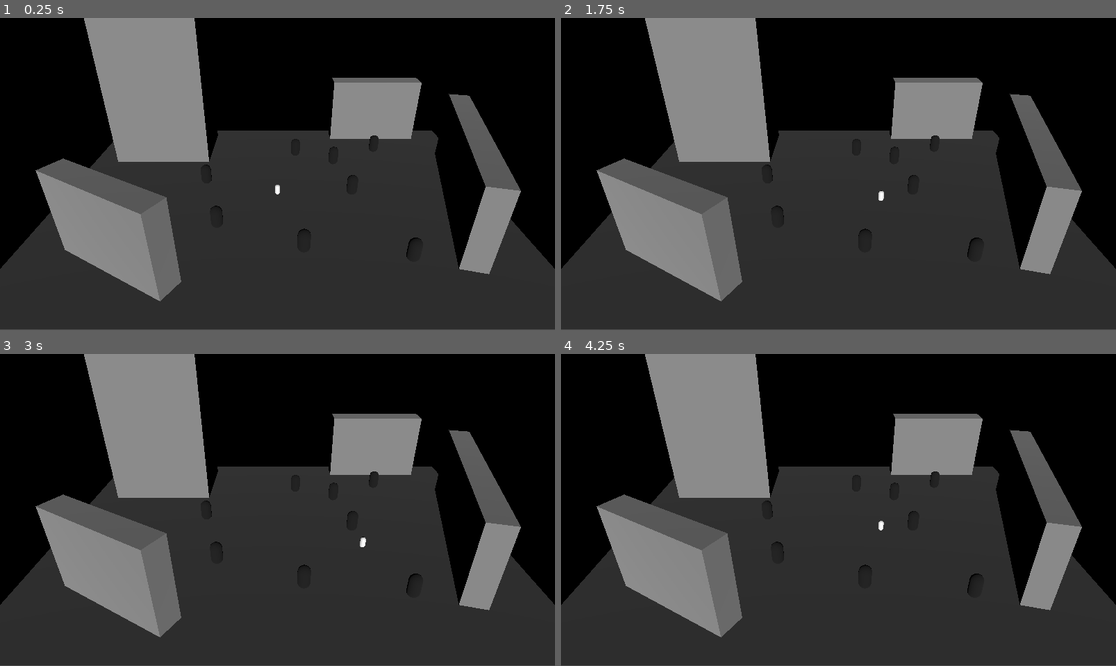
Above: before the commit, frames 1-4 (two rows, left to right).
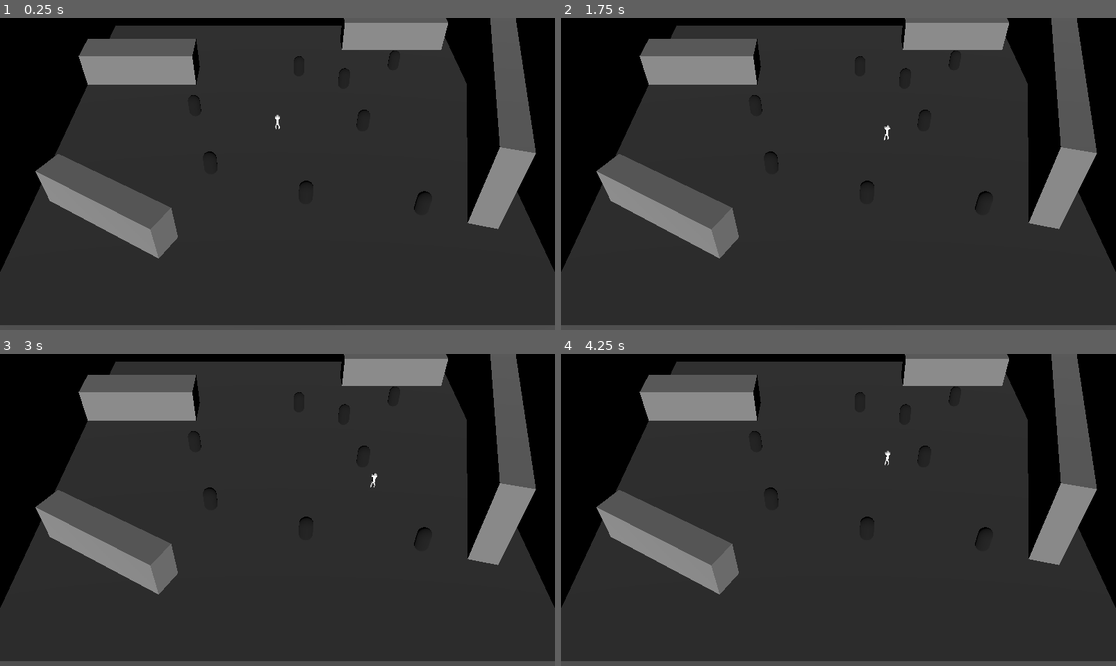
Above: after the commit, the same moments.

Repository: ralabate/salamander-sorcerer
Game: Godot game, scene res://main.tscn
Same seed, same stepped clock (60 frames per second), same inputs: the game is played once before the commit and once after it.
Inputs:
- Up to frame 1 (0.25 s): no input
- Up to frame 2 (1.75 s): tap Enter (ui_accept) at 0.5, 0.77, 1.52 s; hold Right (ui_right) 0.53-1.28 s; hold Down (ui_down) from 1.28 s (still down)
- Up to frame 3 (3 s): release Down (ui_down) at 2.03 s; hold Right (ui_right) 2.03-2.78 s; hold Up (ui_up) from 2.78 s (still down)
- Up to frame 4 (4.25 s): tap Enter (ui_accept) at 3.02, 3.5, 3.77 s; release Up (ui_up) at 3.53 s; hold Left (ui_left) from 3.53 s (still down)

The runs differ from the first frame. In frame 1, 38% of the frame differs, in the area x 0-100%, y 0-100%; in frame 2, 38%; in frame 3, 38%; in frame 4, 38%.

Commit message:
added the salamander

Diff:
--- a/salamander/main.tscn
+++ b/salamander/main.tscn
@@ -31,17 +31,17 @@
 metadata/_edit_lock_ = true
 
 [node name="Floor" type="CSGBox3D" parent="CSGCombiner3D"]
-size = Vector3(40, 1, 30)
+size = Vector3(35, 1, 35)
 material = SubResource("StandardMaterial3D_ig7tw")
 
 [node name="CSGBox3D2" type="CSGBox3D" parent="CSGCombiner3D"]
-transform = Transform3D(1, 0, 0, 0, 1, 0, 0, 0, 1, 11.5, 4, -13.5)
-size = Vector3(10, 7, 2)
+transform = Transform3D(1, 0, 0, 0, 1, 0, 0, 0, 1, 11.5, 2, -13.5)
+size = Vector3(10, 3, 2)
 material = SubResource("StandardMaterial3D_0xm2m")
 
 [node name="CSGBox3D3" type="CSGBox3D" parent="CSGCombiner3D"]
-transform = Transform3D(0.8660254, 0, -0.5, 0, 1, 0, 0.5, 0, 0.8660254, -11.5, 4, 9.5)
-size = Vector3(10, 7, 2)
+transform = Transform3D(0.8660254, 0, -0.5, 0, 1, 0, 0.5, 0, 0.8660254, -11.5, 2, 9.5)
+size = Vector3(10, 3, 2)
 material = SubResource("StandardMaterial3D_0xm2m")
 
 [node name="CSGBox3D5" type="CSGBox3D" parent="CSGCombiner3D"]
@@ -50,14 +50,14 @@
 material = SubResource("StandardMaterial3D_0xm2m")
 
 [node name="CSGBox3D4" type="CSGBox3D" parent="CSGCombiner3D"]
-transform = Transform3D(1, 0, 0, 0, 1, 0, 0, 0, 1, -12.5, 8, -10)
-size = Vector3(10, 15, 7)
+transform = Transform3D(1, 0, 0, 0, 1, 0, 0, 0, 1, -12.5, 2, -8)
+size = Vector3(10, 3, 3)
 material = SubResource("StandardMaterial3D_0xm2m")
 
 [node name="Camera3D" type="Camera3D" parent="."]
-transform = Transform3D(1, 0, 0, 0, 0.8660254, 0.5, 0, -0.5, 0.8660254, 0, 20, 30)
-fov = 45.0
-size = 45.0
+transform = Transform3D(1, 0, 0, 0, 0.70710677, 0.70710677, 0, -0.70710677, 0.70710677, 0, 26.95, 31.59)
+fov = 35.0
+size = 23.857
 
 [node name="DirectionalLight3D" type="DirectionalLight3D" parent="."]
 transform = Transform3D(1, 0, 0, 0, 0.9659258, 0.25881904, 0, -0.25881904, 0.9659258, 0, 23, 37)
--- a/salamander/player.tscn
+++ b/salamander/player.tscn
@@ -1,6 +1,7 @@
-[gd_scene load_steps=5 format=3 uid="uid://c7gckhdb1qr1l"]
+[gd_scene load_steps=6 format=3 uid="uid://c7gckhdb1qr1l"]
 
 [ext_resource type="Script" uid="uid://rn1hwj7pvso1" path="res://player.gd" id="1_4flbx"]
+[ext_resource type="PackedScene" uid="uid://683iuish3sen" path="res://salamander_visual.tscn" id="2_onrkg"]
 
 [sub_resource type="CapsuleShape3D" id="CapsuleShape3D_sh265"]
 radius = 0.25
@@ -22,4 +23,8 @@
 
 [node name="MeshInstance3D" type="MeshInstance3D" parent="."]
 transform = Transform3D(1, 0, 0, 0, 1, 0, 0, 0, 1, 0, 0.5, 0)
+visible = false
 mesh = SubResource("CapsuleMesh_sh265")
+
+[node name="SalamanderVisual" parent="." instance=ExtResource("2_onrkg")]
+transform = Transform3D(1, 0, 0, 0, 1, 0, 0, 0, 1, 0, 0.8034904, 0)
--- /dev/null
+++ b/salamander/salamander_visual.tscn
@@ -0,0 +1,5 @@
+[gd_scene load_steps=2 format=3 uid="uid://683iuish3sen"]
+
+[ext_resource type="PackedScene" uid="uid://bu7b08xpngewo" path="res://salamander_sorcerer_model_wip_v001.fbx" id="1_rwspt"]
+
+[node name="SalamanderVisual" instance=ExtResource("1_rwspt")]
Binary file added: salamander/salamander_sorcerer_model_wip_v001.fbx
Not shown, added: salamander/salamander_sorcerer_model_wip_v001.fbx.import
